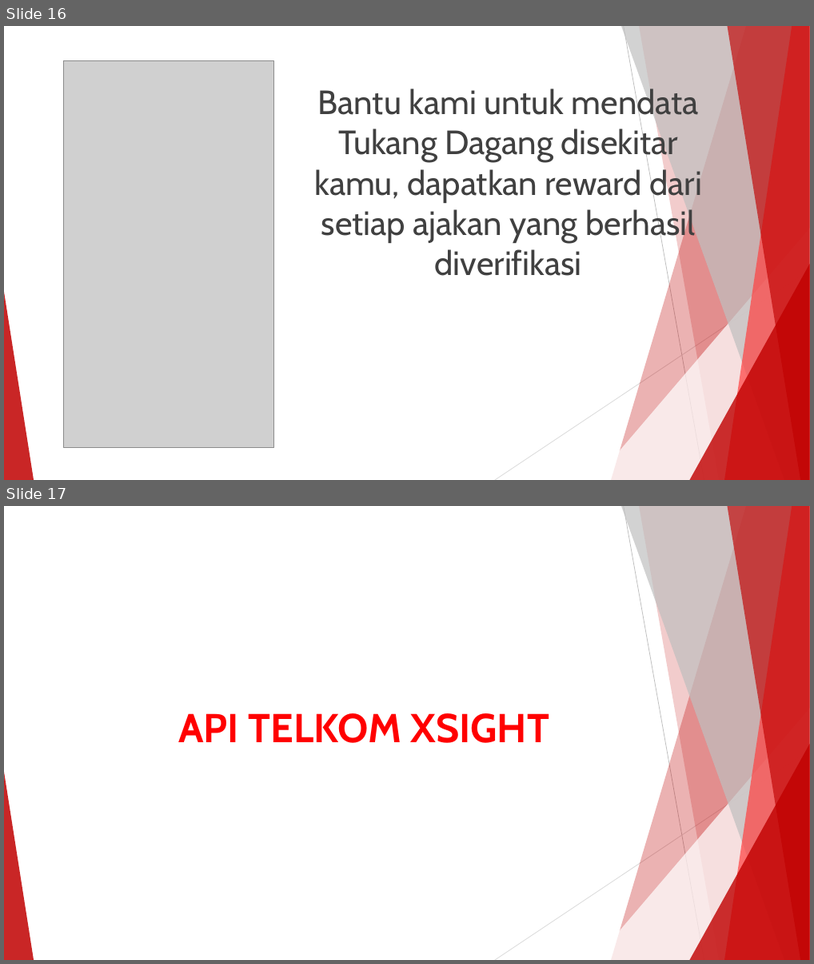
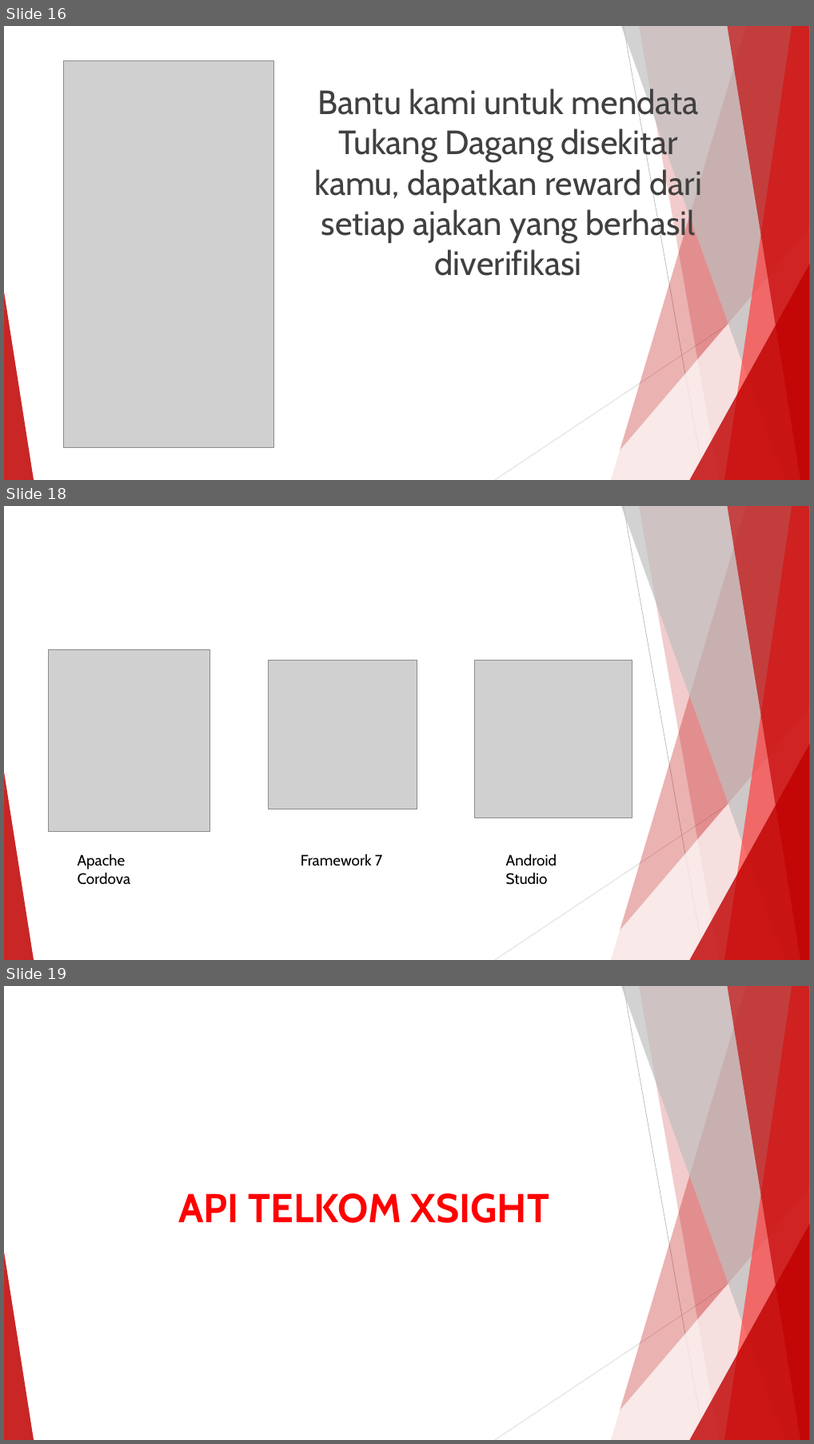
Before and after one commit to trysetyoutomo/tukang-dagang, a slide deck: presentation,video, & proposal/TUKANG DAGANG.pptx. Shown one above the other, each under a label of ours: slides 16 and 17 before the commit, slides 16, 18 and 19 after it; the slides between them are not shown. The pictures are 814x964 and 814x1444 pixels, drawn with LibreOffice and Linux fonts; fonts in the diff are those of the drawing; grey boxes stand for pictures. Boxes give left, top, right and bottom in pixels: in the first picture for what was removed or moved away, otherwise in the second. Text is boxed around its words. In the diff, an @@ line names an element or a change of style, - is before the commit and + after.

```diff
--- a/presentation,video, & proposal/TUKANG DAGANG.pptx
+++ b/presentation,video, & proposal/TUKANG DAGANG.pptx
@@ slide 18 added at [4, 506, 810, 960], background #FFFFFF; not listed: 10 template elements that a slide beside it also shows @@
@@ picture added at [49, 649, 210, 832] @@
@@ picture added at [268, 660, 417, 808] @@
@@ picture added at [475, 660, 633, 817] @@
@@ text added at [78, 853, 131, 884], 18 pt, text #000000 @@
+Apache Cordova
@@ text added at [301, 854, 382, 865], 18 pt, text #000000 @@
+Framework 7
@@ text added at [506, 853, 557, 884], 18 pt, text #000000 @@
+Android Studio
@@ what was slide 17 is now slide 19 @@
```
Also in this commit, not shown: 3 slides changed, 1 other slide added, 3 other files.
